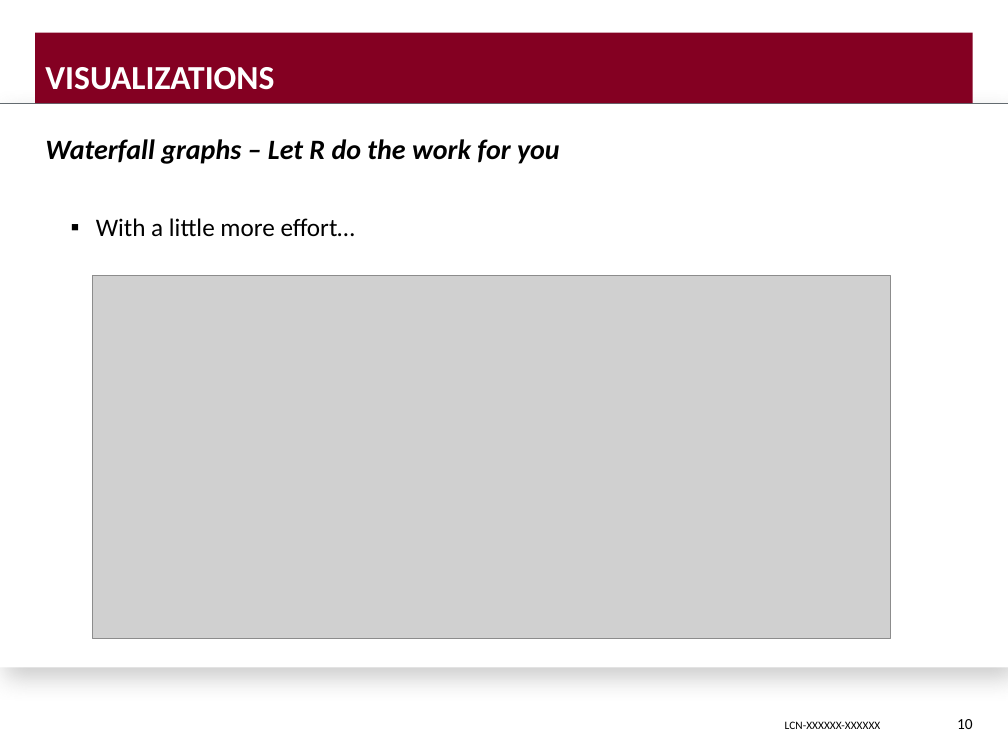
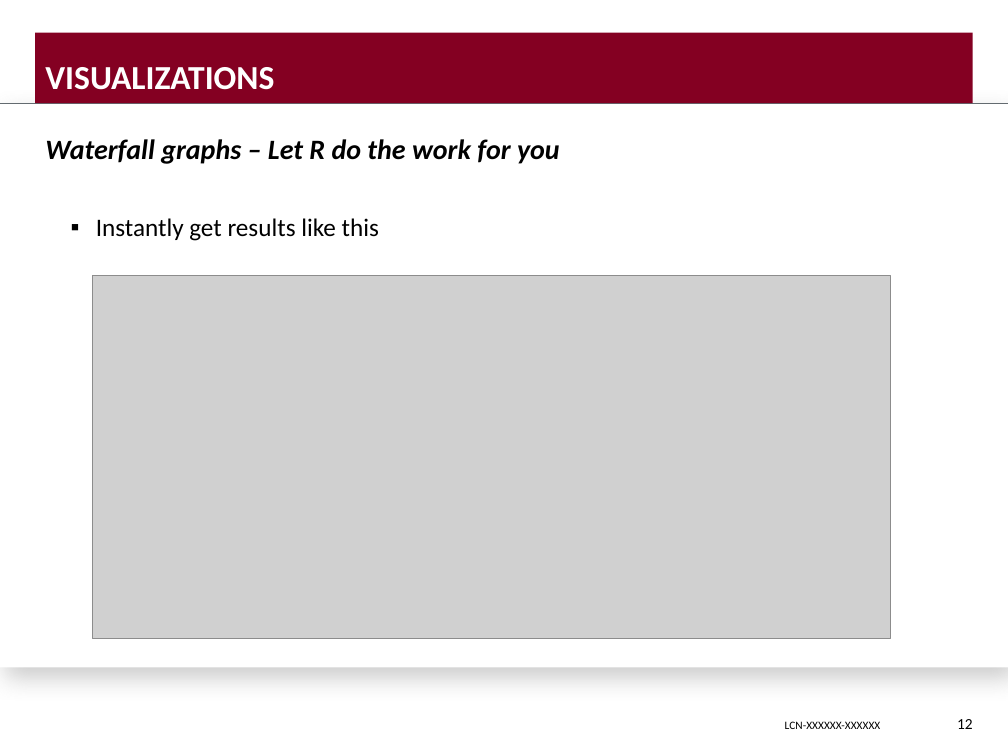
Before and after one commit to DavisVaughan/slides, a slide deck: slide 12 of final-presentation/final-presentation-davis-vaughan.pptx (slide 10 before the commit). Drawn at 1008x756 pixels with LibreOffice and Linux fonts; fonts in the diff are those of the drawing; grey boxes stand for pictures; background and template pictures are left out. Boxes give left, top, right and bottom in pixels: in the first picture for what was removed or moved away, otherwise in the second. Text is boxed around its words. In the diff, an @@ line names an element or a change of style, - is before the commit and + after.

```diff
--- a/final-presentation/final-presentation-davis-vaughan.pptx
+++ b/final-presentation/final-presentation-davis-vaughan.pptx
@@ text at <box>96,218,379,241</box>: text changed @@
-  ▪ With a little more effort…
+  ▪ Instantly get results like this
@@ page number at <box>957,719,973,729</box>: text changed @@
-10
+12
```
Also in this commit, not shown: 11 other slides changed, 2 slides added, 3 slides removed, 2 other files.
